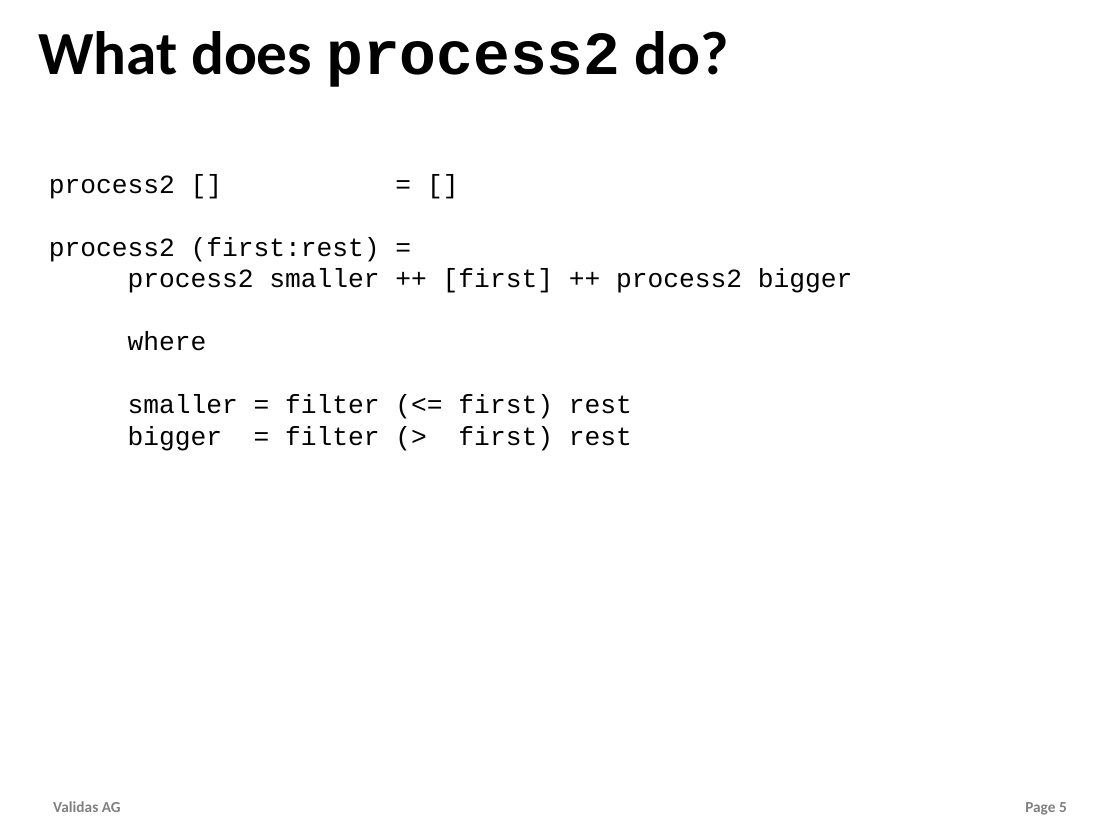
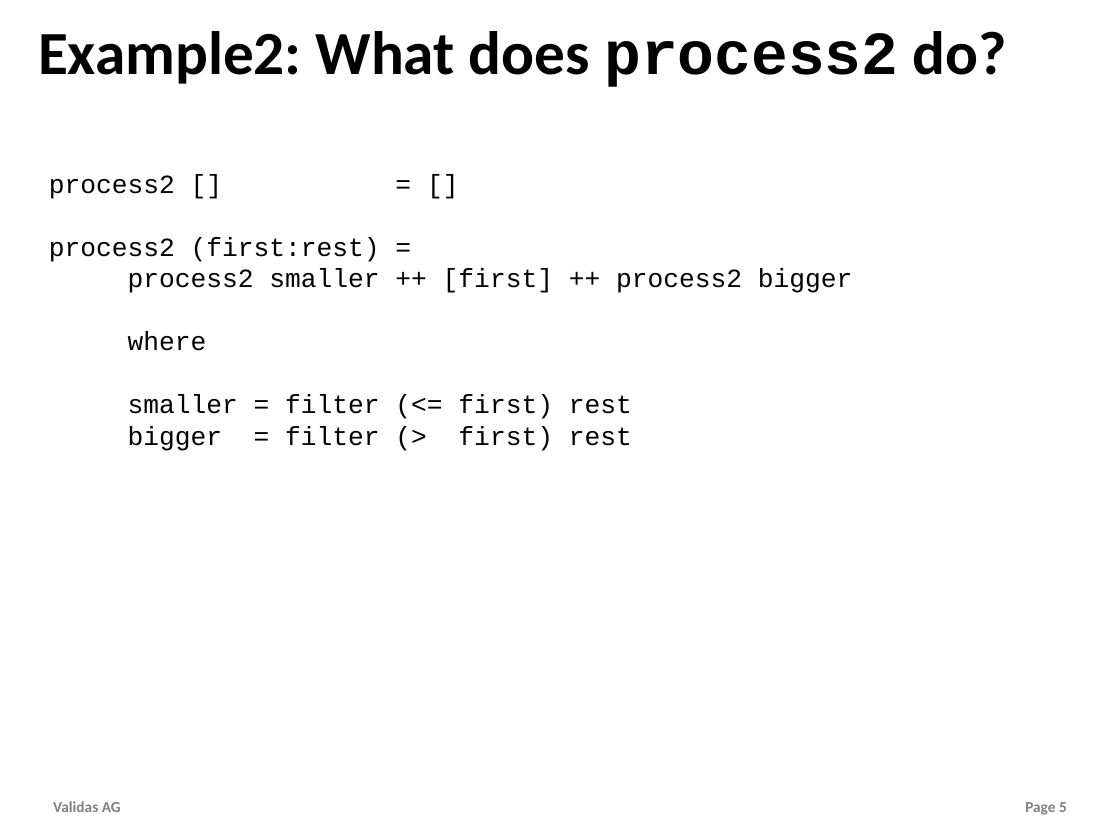
Before and after one commit to theoremprover/tvg, a slide deck: slide 5 of Vortraege/Towards_Haskell.pptx. Drawn at 1120x840 pixels with LibreOffice and Linux fonts; fonts in the diff are those of the drawing; background and template pictures are left out. Boxes give left, top, right and bottom in pixels: in the first picture for what was removed or moved away, otherwise in the second. Text is boxed around its words. In the diff, an @@ line names an element or a change of style, - is before the commit and + after.

```diff
--- a/Vortraege/Towards_Haskell.pptx
+++ b/Vortraege/Towards_Haskell.pptx
@@ title at box(38, 31, 1006, 87): text changed @@
-What does process2 do?
+Example2: What does process2 do?
```
Also in this commit, not shown: 11 other slides changed, 12 slides added, 2 slides removed, 1 other file.
